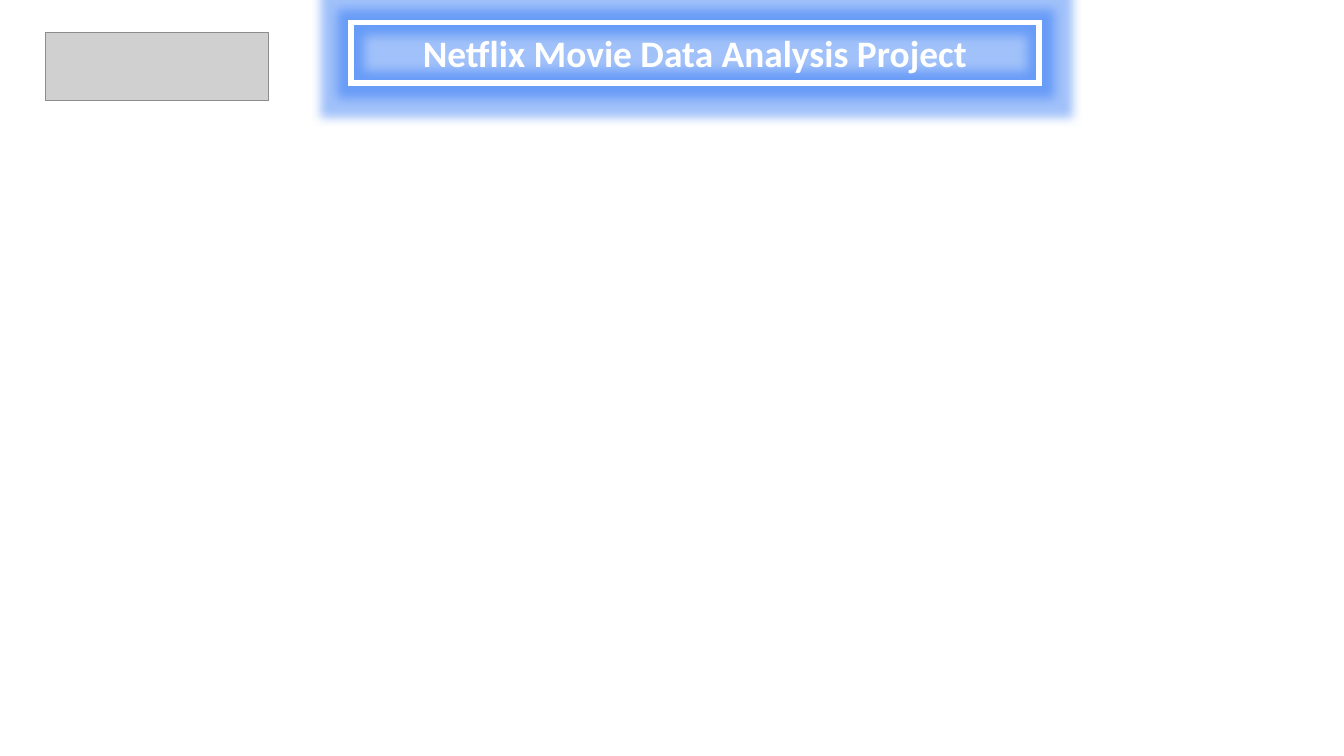
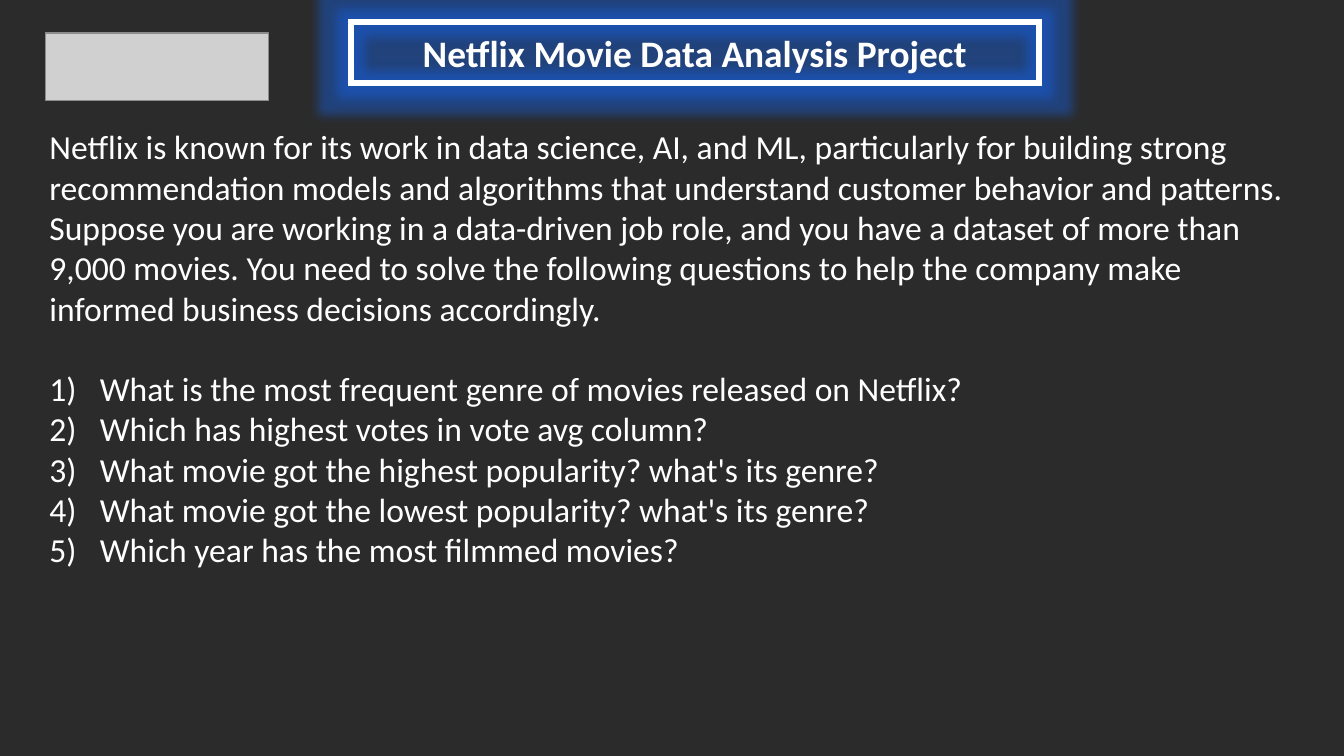
Before and after one commit to mahamfatima786/netflix-analytics, a slide deck: slide 6 of movie data analysis project ppt.pptx. Drawn at 1344x756 pixels with LibreOffice and Linux fonts; fonts in the diff are those of the drawing; grey boxes stand for pictures; background and template pictures are left out; a plain dark background stands for a picture behind light text. Boxes give left, top, right and bottom in pixels: in the first picture for what was removed or moved away, otherwise in the second. Text is boxed around its words. In the diff, an @@ line names an element or a change of style, - is before the commit and + after.

```diff
--- a/movie data analysis project ppt.pptx
+++ b/movie data analysis project ppt.pptx
@@ background #FFFFFF to picture (left out) @@
@@ text added at (49,135,1282,568), 18 pt, text #FFFFFF @@
+Netflix is known for its work in data science, AI, and ML, particularly for building strong recommendation models and algorithms that understand customer behavior and patterns. Suppose you are working in a data-driven job role, and you have a dataset of more than 9,000 movies. You need to solve the following questions to help the company make informed business decisions accordingly.
+1) What is the most frequent genre of movies released on Netflix?
+2) Which has highest votes in vote avg column?
+3) What movie got the highest popularity? what's its genre?
+4) What movie got the lowest popularity? what's its genre?
+5) Which year has the most filmmed movies?
```
Also in this commit, not shown: 4 other slides changed.
